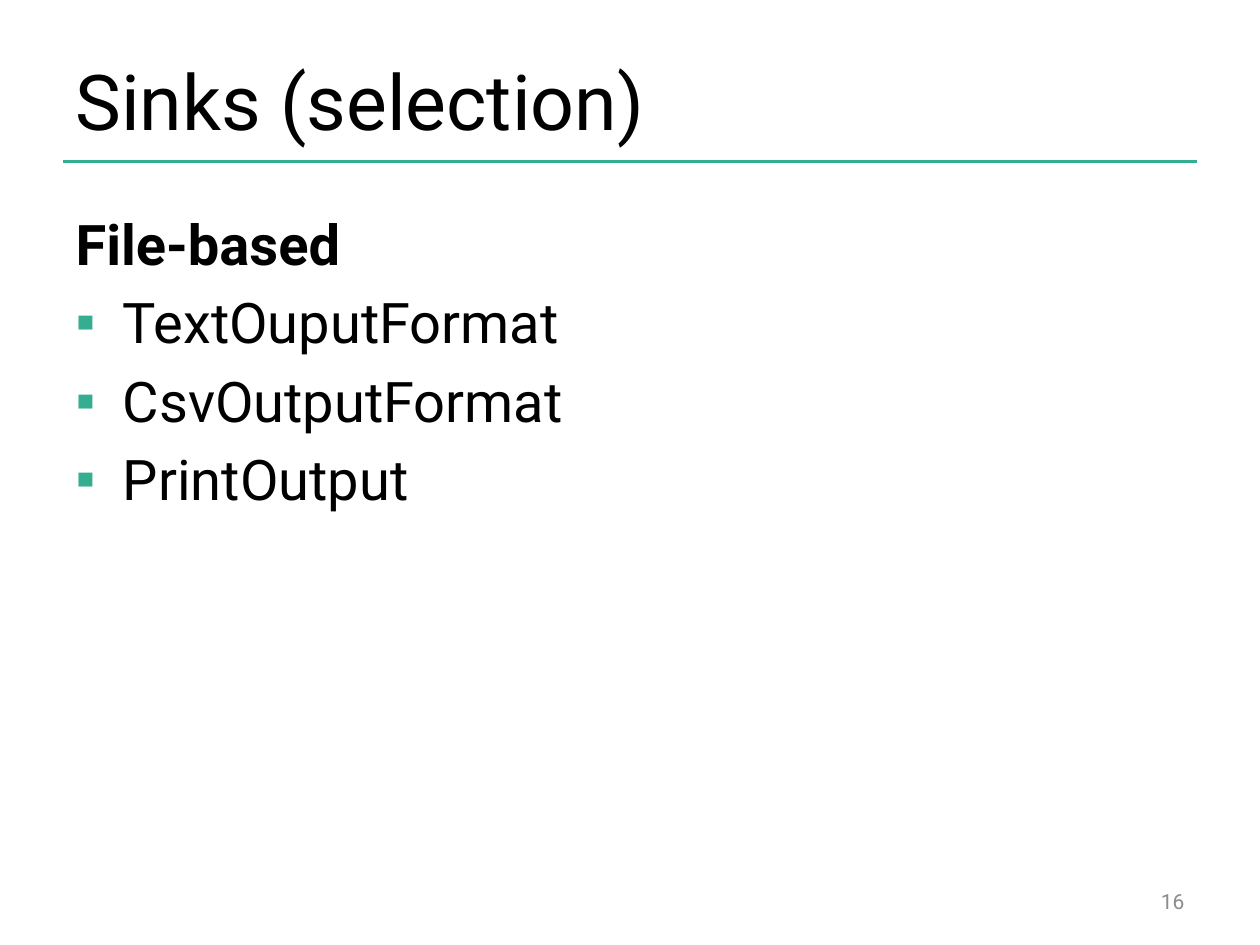
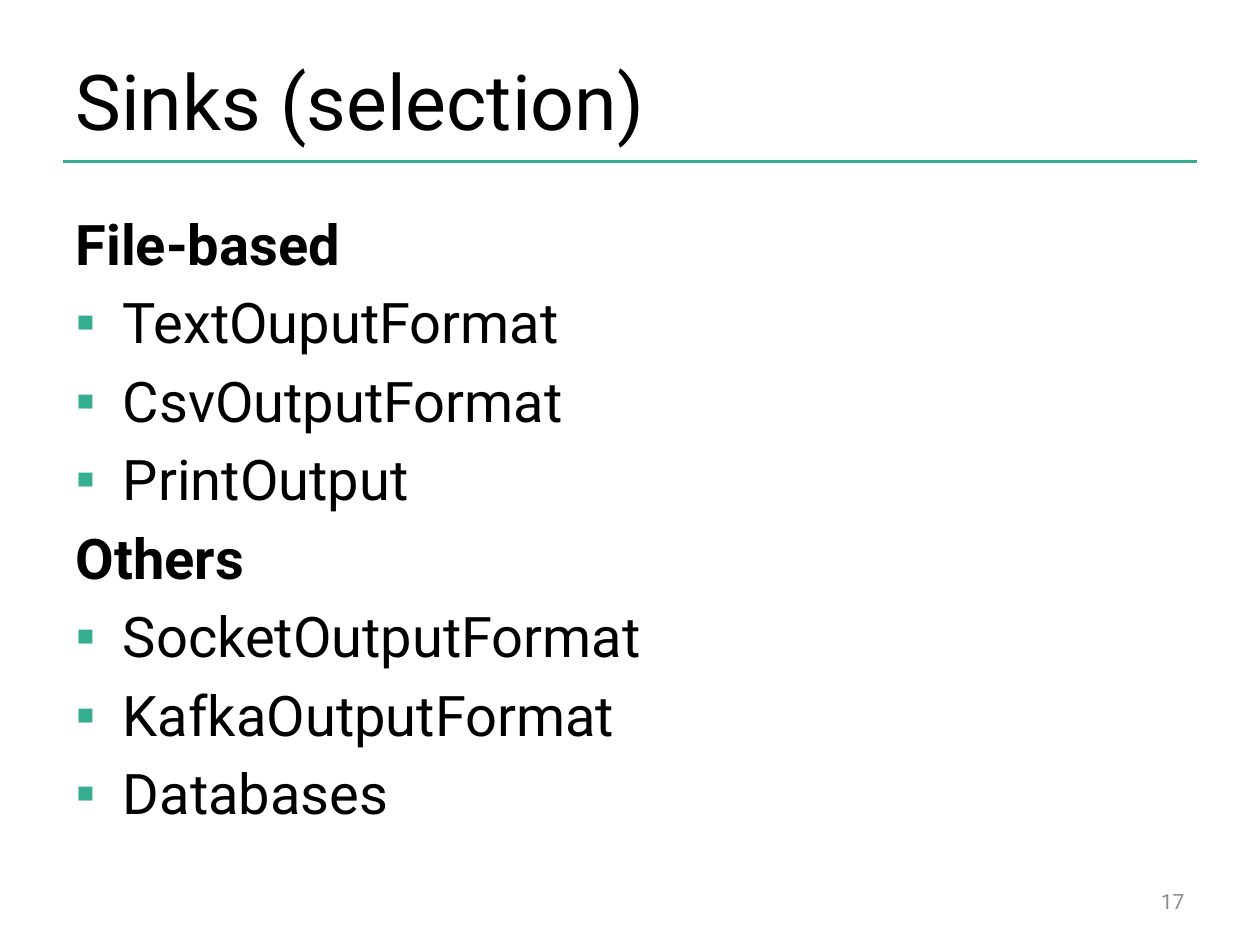
Before and after one commit to dataArtisans/flink-training-web, a slide deck: slide 17 of slides/flink_overview.pptx (slide 16 before the commit). Drawn at 1260x945 pixels with LibreOffice and Linux fonts; fonts in the diff are those of the drawing; background and template pictures are left out. Boxes give left, top, right and bottom in pixels: in the first picture for what was removed or moved away, otherwise in the second. Text is boxed around its words. In the diff, an @@ line names an element or a change of style, - is before the commit and + after.

```diff
--- a/slides/flink_overview.pptx
+++ b/slides/flink_overview.pptx
@@ text at (x1=76, y1=537, x2=641, y2=815): paragraphs added @@
+Others
+▪ SocketOutputFormat
+▪ KafkaOutputFormat
+▪ Databases
@@ page number at (x1=1161, y1=894, x2=1185, y2=909): text changed @@
-16
+17
```
Also in this commit, not shown: 5 other slides changed, 2 slides added, 3 slides removed.
